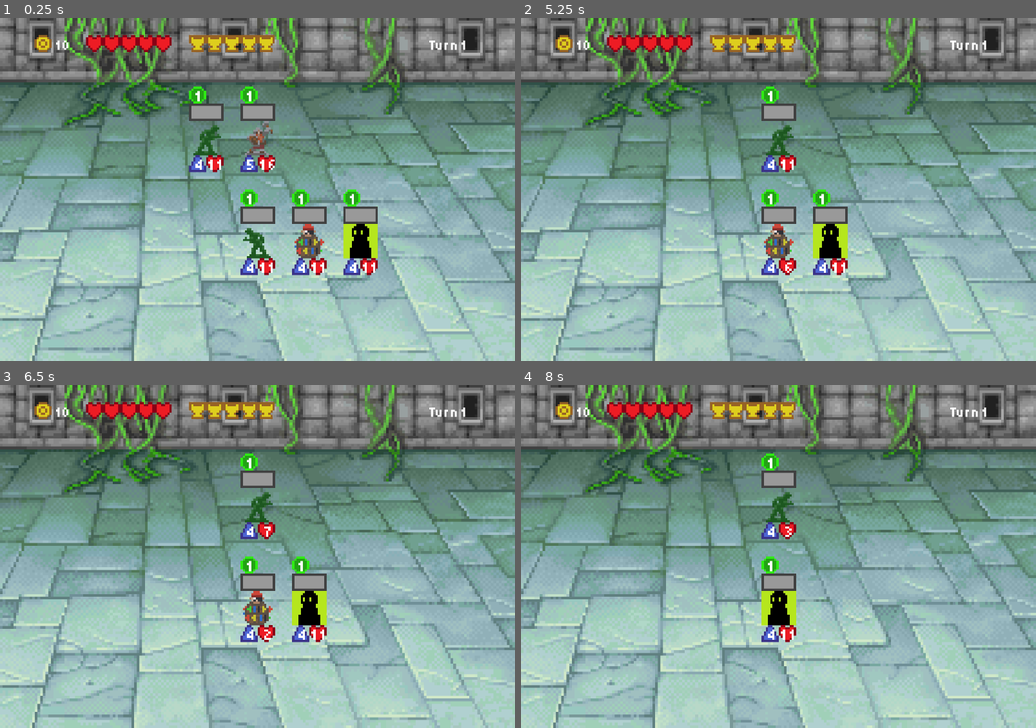
Above: before the commit, frames 1-4 (two rows, left to right).
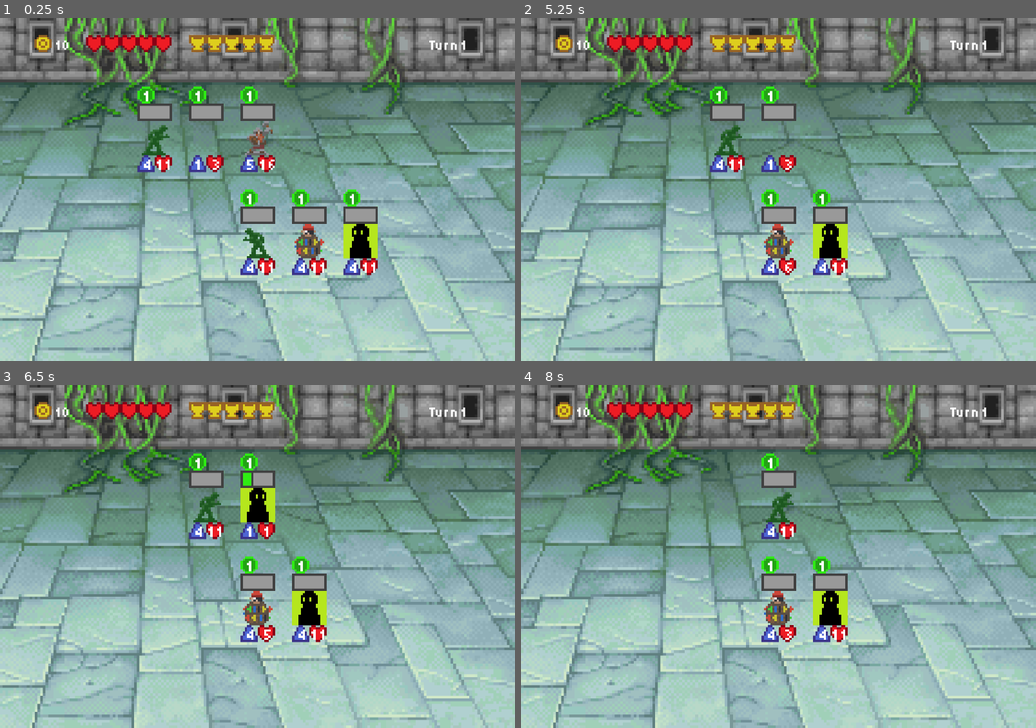
Above: after the commit, the same moments.

Repository: HydriaSensus/Mini-Auto-Toys
Game: Godot game, scene res://Scenes/Test_Battle.tscn
The game is run twice, just before and just after one commit, with the same random seed, the same clock (stepped at 60 frames per second) and the same inputs. The project has no main scene, so this scene is started directly.
Inputs:
- Up to frame 1 (0.25 s): no input
- Up to frame 2 (5.25 s): tap Enter at 0.5, 2, 4.25 s; tap Space at 1.25, 3.5, 5 s
- Up to frame 3 (6.5 s): no input
- Up to frame 4 (8 s): no input

The runs differ from the first frame. In frame 1, 1.3% of the frame differs, in the area x 26-43%, y 19-46%; in frame 2, 1.3%; in frame 3, 1.8%; in frame 4, 2.1%, in the area x 46-64%, y 41-76%.

Commit message:
Summon Ability
Added Node references on Resources.
Signal on CricketAbility.
Battle test connects to summon signals.
Battle test Summon logic.

Diff:
--- a/Resources/Abilities/CricketAbility.gd
+++ b/Resources/Abilities/CricketAbility.gd
@@ -1,6 +1,10 @@
 class_name CricketAbility
 extends ToyAbility
+const BLUEBIRD = preload("uid://cvj5meur2dhwg")
+
+signal summon(pet,summoner_index)
 
 func effect(name) -> void:
 	super(name)
 	print("Faint → Summon one 1/1 Zombie Cricket.")
+	summon.emit(BLUEBIRD,pet_node.get_index())
--- a/Resources/Abilities/ToyAbility.gd
+++ b/Resources/Abilities/ToyAbility.gd
@@ -5,6 +5,7 @@
 @export var trigger: TriggerList
 @export var ability_limit:int = 0
 var ability_uses:int = 0
+var pet_node:Node
 
 func effect(name) -> void:
 	if ability_limit:
--- a/Resources/ToyStats.gd
+++ b/Resources/ToyStats.gd
@@ -14,6 +14,8 @@
 
 #@export var item: Item
 
+var pet_node:Node
+
 signal attacked(damage)
 signal fainted
 
@@ -23,6 +25,7 @@
 
 func ready() -> void:
 	current_hp = hp
+	ability.pet_node=pet_node
 
 func attack():
 	attacked.emit(atk)
--- a/Scenes/Test_Battle.tscn
+++ b/Scenes/Test_Battle.tscn
@@ -1,13 +1,14 @@
-[gd_scene load_steps=24 format=3 uid="uid://byokweh306lna"]
+[gd_scene load_steps=27 format=3 uid="uid://byokweh306lna"]
 
 [ext_resource type="Script" uid="uid://dmhvj7nh2ivaa" path="res://Scenes/test_battle.gd" id="1_6gaiu"]
 [ext_resource type="Texture2D" uid="uid://inmca152t1bp" path="res://sprites/Game Boy Advance - Final Fantasy 1_ Dawn of Souls - Miscellaneous - Battle Backgrounds.png" id="2_6gaiu"]
 [ext_resource type="PackedScene" uid="uid://bdv3cxkycntuu" path="res://Scenes/UI_Stats.tscn" id="3_mqx8m"]
 [ext_resource type="PackedScene" uid="uid://bcx5wbef18ma4" path="res://Scenes/UI_Pet.tscn" id="4_0uy25"]
-[ext_resource type="Script" uid="uid://dqt44o7ry2l3" path="res://Resources/ToyAbility.gd" id="5_0uy25"]
+[ext_resource type="Script" uid="uid://dqt44o7ry2l3" path="res://Resources/Abilities/ToyAbility.gd" id="5_0uy25"]
 [ext_resource type="Script" uid="uid://co38vrucneg53" path="res://Resources/ToyStats.gd" id="5_mqx8m"]
 [ext_resource type="Texture2D" uid="uid://crlcrhp7h24pe" path="res://sprites/Cleric.png" id="6_0uy25"]
 [ext_resource type="Texture2D" uid="uid://dx70tur8hxbfg" path="res://sprites/Soldier.png" id="7_mqx8m"]
+[ext_resource type="Script" uid="uid://b23o4a8gtrsn2" path="res://Resources/Abilities/CricketAbility.gd" id="8_jws7u"]
 [ext_resource type="Texture2D" uid="uid://tofvrpgt6d2g" path="res://sprites/Pirate.png" id="9_0uy25"]
 [ext_resource type="Texture2D" uid="uid://byh08xxv1b2fr" path="res://sprites/silueta.png" id="10_slll7"]
 
@@ -17,86 +18,100 @@
 
 [sub_resource type="StyleBoxEmpty" id="StyleBoxEmpty_0dyg1"]
 
-[sub_resource type="Resource" id="Resource_mqx8m"]
-resource_local_to_scene = true
-script = ExtResource("5_0uy25")
-trigger = 3
-metadata/_custom_type_script = "uid://dqt44o7ry2l3"
-
-[sub_resource type="Resource" id="Resource_0uy25"]
+[sub_resource type="Resource" id="Resource_2mqp7"]
+resource_local_to_scene = true
+script = ExtResource("5_0uy25")
+trigger = 3
+metadata/_custom_type_script = "uid://dqt44o7ry2l3"
+
+[sub_resource type="Resource" id="Resource_5uxge"]
 resource_local_to_scene = true
 script = ExtResource("5_mqx8m")
 name = "Soldier"
 sprite = ExtResource("7_mqx8m")
-ability = SubResource("Resource_mqx8m")
+ability = SubResource("Resource_2mqp7")
 atk = 4
 hp = 11
 tier = 2
 metadata/_custom_type_script = "uid://co38vrucneg53"
 
-[sub_resource type="Resource" id="Resource_slll7"]
+[sub_resource type="Resource" id="Resource_ddgd5"]
+resource_local_to_scene = true
+script = ExtResource("8_jws7u")
+trigger = 3
+metadata/_custom_type_script = "uid://b23o4a8gtrsn2"
+
+[sub_resource type="Resource" id="Resource_8jt4i"]
+resource_local_to_scene = true
+script = ExtResource("5_mqx8m")
+name = "Cricket"
+ability = SubResource("Resource_ddgd5")
+hp = 3
+metadata/_custom_type_script = "uid://co38vrucneg53"
+
+[sub_resource type="Resource" id="Resource_sss1k"]
 resource_local_to_scene = true
 script = ExtResource("5_0uy25")
 trigger = 2
 metadata/_custom_type_script = "uid://dqt44o7ry2l3"
 
-[sub_resource type="Resource" id="Resource_jws7u"]
+[sub_resource type="Resource" id="Resource_yp3h7"]
 resource_local_to_scene = true
 script = ExtResource("5_mqx8m")
 name = "Cleric"
 sprite = ExtResource("6_0uy25")
-ability = SubResource("Resource_slll7")
+ability = SubResource("Resource_sss1k")
 atk = 5
 hp = 16
 metadata/_custom_type_script = "uid://co38vrucneg53"
 
 [sub_resource type="StyleBoxEmpty" id="StyleBoxEmpty_mbdtw"]
 
-[sub_resource type="Resource" id="Resource_2mqp7"]
-resource_local_to_scene = true
-script = ExtResource("5_0uy25")
-trigger = 3
-metadata/_custom_type_script = "uid://dqt44o7ry2l3"
-
-[sub_resource type="Resource" id="Resource_5uxge"]
+[sub_resource type="Resource" id="Resource_tw5w3"]
+resource_local_to_scene = true
+script = ExtResource("5_0uy25")
+trigger = 3
+metadata/_custom_type_script = "uid://dqt44o7ry2l3"
+
+[sub_resource type="Resource" id="Resource_ctw87"]
 resource_local_to_scene = true
 script = ExtResource("5_mqx8m")
 name = "Soldier"
 sprite = ExtResource("7_mqx8m")
-ability = SubResource("Resource_2mqp7")
-atk = 4
-hp = 11
-metadata/_custom_type_script = "uid://co38vrucneg53"
-
-[sub_resource type="Resource" id="Resource_ddgd5"]
-resource_local_to_scene = true
-script = ExtResource("5_0uy25")
-trigger = 3
-metadata/_custom_type_script = "uid://dqt44o7ry2l3"
-
-[sub_resource type="Resource" id="Resource_8jt4i"]
+ability = SubResource("Resource_tw5w3")
+atk = 4
+hp = 11
+metadata/_custom_type_script = "uid://co38vrucneg53"
+
+[sub_resource type="Resource" id="Resource_p7pkm"]
+resource_local_to_scene = true
+script = ExtResource("5_0uy25")
+trigger = 3
+metadata/_custom_type_script = "uid://dqt44o7ry2l3"
+
+[sub_resource type="Resource" id="Resource_1lgi8"]
 resource_local_to_scene = true
 script = ExtResource("5_mqx8m")
 name = "Soldier"
 sprite = ExtResource("9_0uy25")
-ability = SubResource("Resource_ddgd5")
+ability = SubResource("Resource_p7pkm")
 atk = 4
 hp = 11
 tier = 2
 metadata/_custom_type_script = "uid://co38vrucneg53"
 
-[sub_resource type="Resource" id="Resource_sss1k"]
-resource_local_to_scene = true
-script = ExtResource("5_0uy25")
-trigger = 3
-metadata/_custom_type_script = "uid://dqt44o7ry2l3"
-
-[sub_resource type="Resource" id="Resource_yp3h7"]
+[sub_resource type="Resource" id="Resource_skxg5"]
+resource_local_to_scene = true
+script = ExtResource("5_0uy25")
+trigger = 3
+metadata/_custom_type_script = "uid://dqt44o7ry2l3"
+
+[sub_resource type="Resource" id="Resource_lv60c"]
 resource_local_to_scene = true
 script = ExtResource("5_mqx8m")
 name = "Soldier"
 sprite = ExtResource("10_slll7")
-ability = SubResource("Resource_sss1k")
+ability = SubResource("Resource_skxg5")
 atk = 4
 hp = 11
 tier = 3
@@ -162,13 +177,17 @@
 size_flags_vertical = 8
 theme_override_constants/separation = 8
 
+[node name="Player_Pet3" parent="VBoxContainer/PlayerTeam" instance=ExtResource("4_0uy25")]
+layout_mode = 2
+toy = SubResource("Resource_5uxge")
+
 [node name="Player_Pet2" parent="VBoxContainer/PlayerTeam" instance=ExtResource("4_0uy25")]
 layout_mode = 2
-toy = SubResource("Resource_0uy25")
+toy = SubResource("Resource_8jt4i")
 
 [node name="Player_Pet1" parent="VBoxContainer/PlayerTeam" instance=ExtResource("4_0uy25")]
 layout_mode = 2
-toy = SubResource("Resource_jws7u")
+toy = SubResource("Resource_yp3h7")
 
 [node name="Player_Blank_Space" type="VSeparator" parent="VBoxContainer/PlayerTeam"]
 custom_minimum_size = Vector2(88, 40)
--- a/Scenes/test_battle.gd
+++ b/Scenes/test_battle.gd
@@ -3,6 +3,7 @@
 @onready var enemy_team: HBoxContainer = $VBoxContainer/EnemyTeam
 @onready var player_team: HBoxContainer = $VBoxContainer/PlayerTeam
 @onready var turn_timer: Timer = $TurnTimer
+const UI_PET = preload("uid://bcx5wbef18ma4")
 
 var player_list:Array
 var enemy_list:Array
@@ -21,12 +22,23 @@
 	for child in team.get_children():
 		if child is VBoxContainer:
 			child.toy.ready()
+			if child.toy.ability.has_signal("summon"):
+				child.toy.ability.connect("summon",_on_summon)
+				printerr("Señal summon conectada")
 			if team == player_team:
 				list.push_front(child)
 			elif team == enemy_team:
 				list.push_back(child)
 				child.flip_sprite()
 	return list
+
+func _on_summon(pet,summoner_index)->void:
+	var summon = UI_PET.instantiate()
+	player_list.insert(summoner_index,summon)
+	player_team.add_child(summon,true)
+	player_team.move_child(summon,summoner_index)
+	summon.toy = pet
+
 
 func start_battle():
 	print("Battle starts")
--- a/Scenes/ui_pet.gd
+++ b/Scenes/ui_pet.gd
@@ -19,6 +19,9 @@
 		level_label.text = str(toy.level)
 		xp_bar.value = toy.xp
 	#	item_sprite.texture =  item.sprite
+		toy.pet_node=self
+		#if toy.ability:
+			#toy.ability.pet_node=self
 
 func flip_sprite()->void:
 		spriteNode.flip_h =!spriteNode.flip_h
Not shown: 1 places in Scenes/Test_Battle.tscn that only renumber resources
